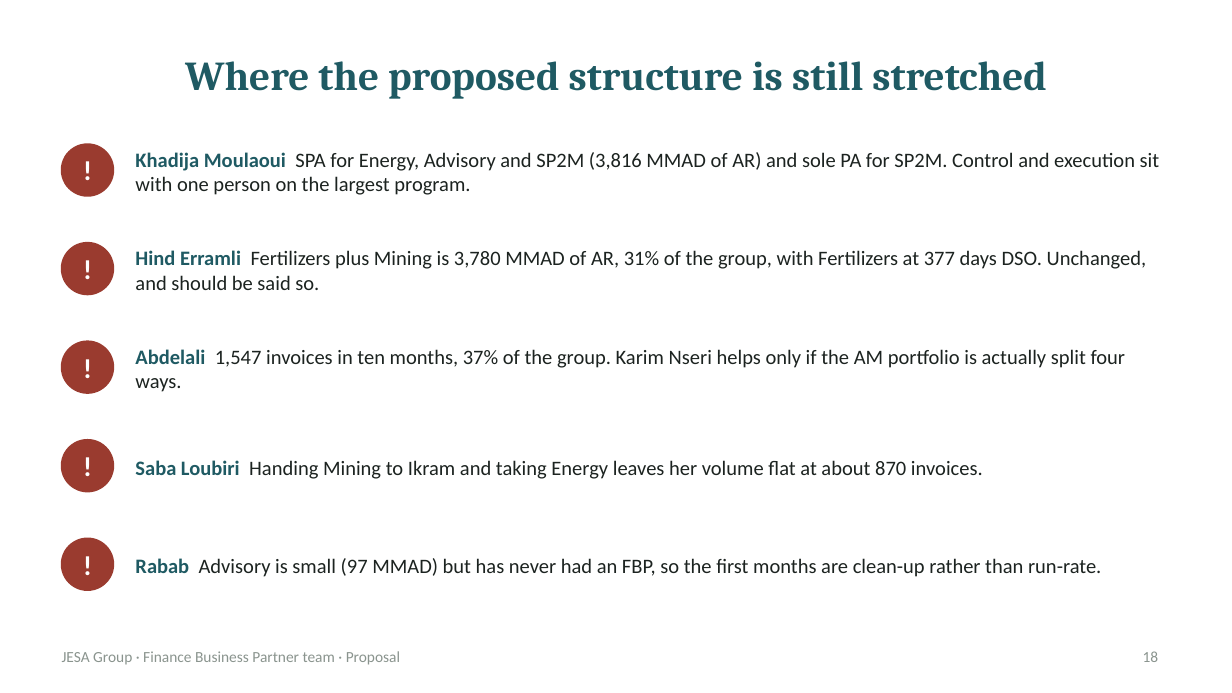
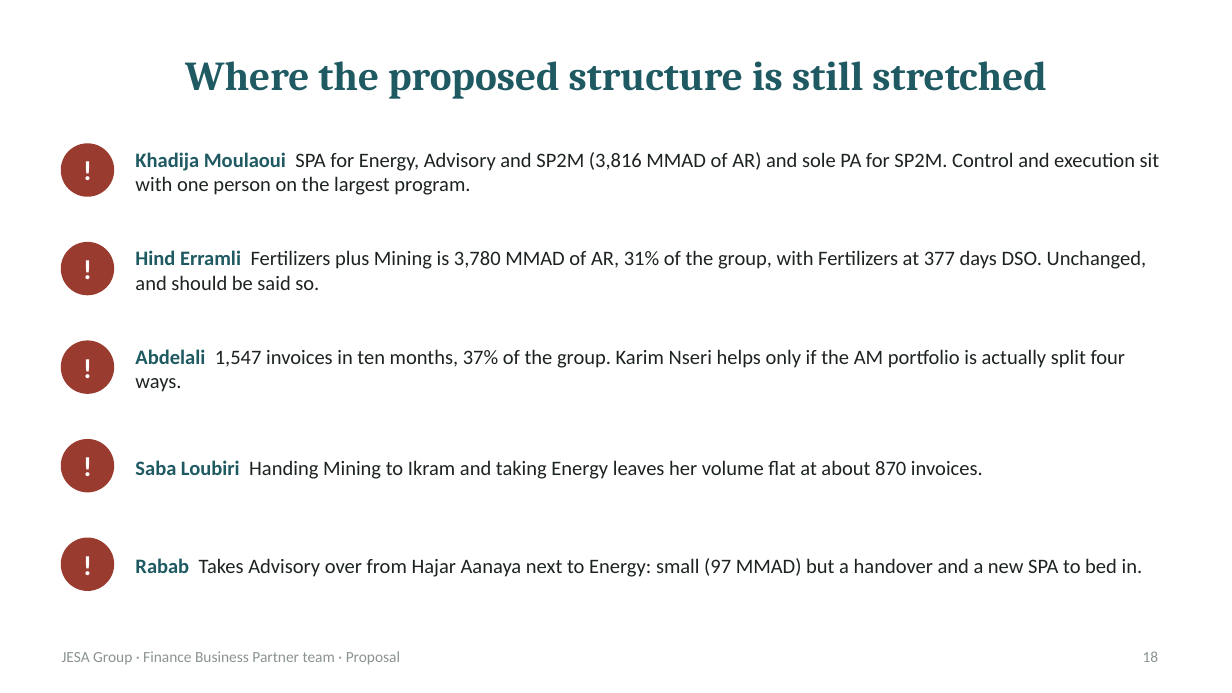
Before and after one commit to cherkaouihassan-art/Skills-Repo, a slide deck: slide 18 of deliverables/FBP_Org_by_BU.pptx. Drawn at 1232x693 pixels with LibreOffice and Linux fonts; fonts in the diff are those of the drawing. Boxes give left, top, right and bottom in pixels: in the first picture for what was removed or moved away, otherwise in the second. Text is boxed around its words. In the diff, an @@ line names an element or a change of style, - is before the commit and + after.

```diff
--- a/deliverables/FBP_Org_by_BU.pptx
+++ b/deliverables/FBP_Org_by_BU.pptx
@@ text at (135, 558, 1143, 577): text changed @@
-Rabab Advisory is small (97 MMAD) but has never had an FBP, so the first months are clean-up rather than run-rate.
+Rabab Takes Advisory over from Hajar Aanaya next to Energy: small (97 MMAD) but a handover and a new SPA to bed in.
```
Also in this commit, not shown: 3 other slides changed, 3 other files.
